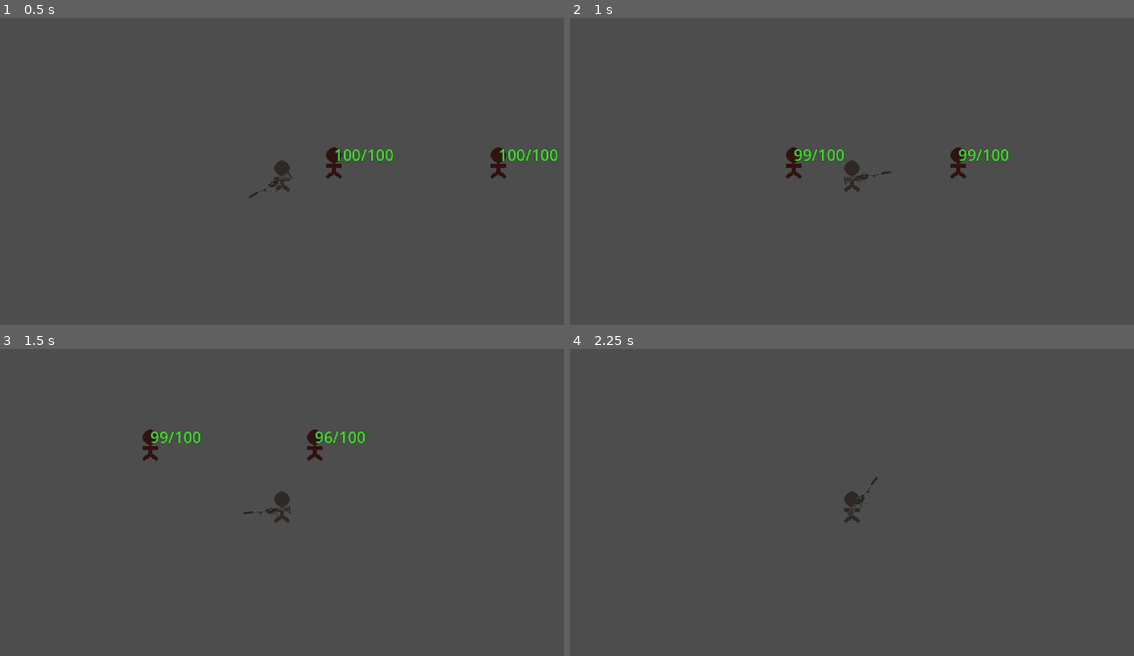
Above: before the commit, frames 1-4 (two rows, left to right).
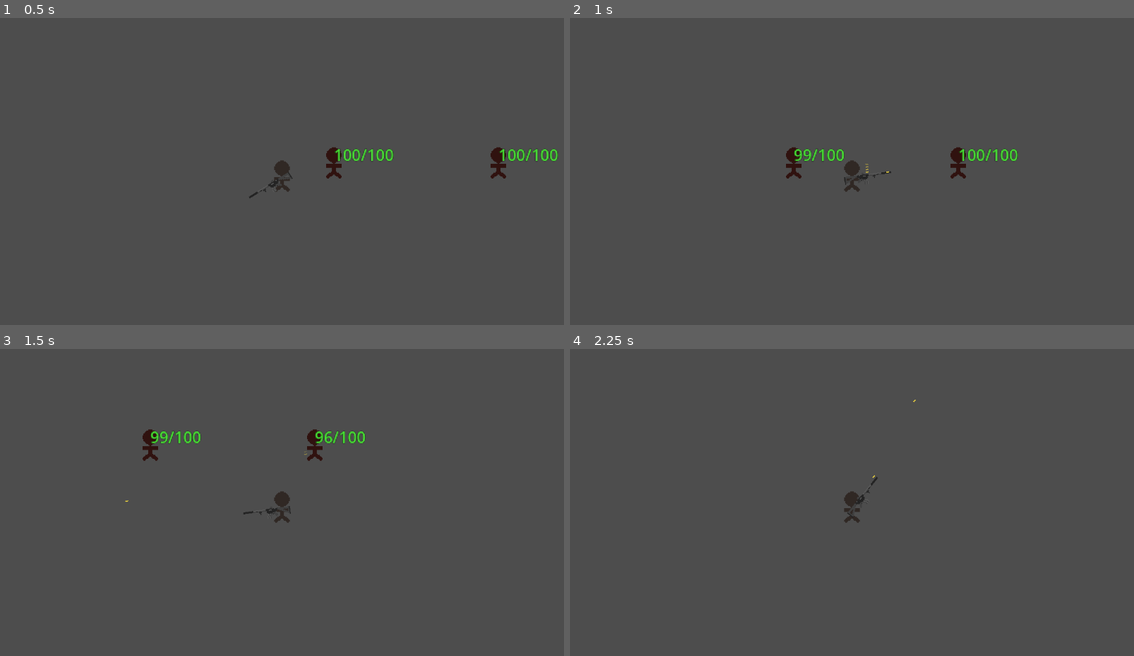
Above: after the commit, the same moments.

Repository: ExHilEr8/Personal-Game-Jam
Game: Godot game, scene res://scenes/main.tscn
The game is run twice, just before and just after one commit, with the same random seed, the same clock (stepped at 60 frames per second) and the same inputs. Sound files missing from this copy of the repository are replaced by a short silence.
Inputs (mouse positions are in pixels of both pictures, inside the frame that each line leads up to):
- Up to frame 1 (0.5 s): no input
- Up to frame 2 (1 s): tap Enter at 0.5 s; move the mouse to (976, 159) at 0.52 s; press the mouse at (976, 159) at 0.53 s; hold D (move_right) from 0.53 s (still down)
- Up to frame 3 (1.5 s): move the mouse to (169, 523) at 1.27 s; release D (move_right) at 1.28 s; release the mouse at (169, 523) at 1.28 s; hold S (move_down) from 1.28 s (still down); click (169, 523) at 1.35 s
- Up to frame 4 (2.25 s): move the mouse to (908, 438) at 2.02 s; release S (move_down) at 2.03 s; press the mouse at (908, 438) at 2.03 s; hold D (move_right) from 2.03 s (still down)

Frame 1 is identical in both runs. In frame 2, 0.2% of the frame differs, in the area x 52-80%, y 42-51%; in frame 3, less than 0.1%; in frame 4, less than 0.1%.

Commit message:
Implemented wall collision for bullets

Diff:
--- a/scenes/Projectile.gd
+++ b/scenes/Projectile.gd
@@ -5,6 +5,7 @@
 @export var ammo_per_shot: int = int(1)
 @export var is_enemy_piercing: bool = false
 @export var is_wall_piercing: bool = false
+@export var play_effect_on_wall: bool = false
 
 @export_category("Animation")
 @export var impact_animator: PackedScene
@@ -19,18 +20,30 @@
 var impact_effect: ImpactEffect = ImpactEffect.new()
 
 signal enemy_hit(position: Vector2, enemy: Node, projectile)
+signal wall_hit(position: Vector2, wall: Node, projectile)
 
 func determine_projectile_interaction(parent, body: Node, bullet_global_position: Vector2, bullet_global_rotation: float):
 	if not body.is_in_group("Player") and body.is_in_group("Enemy"):
 		on_enemy_hit(parent, body, bullet_global_position, bullet_global_rotation)
 
-# parent variable is included to allow instantiating animations and sounds under
-#	a preferred node. Gives more control over both if desired
-func on_enemy_hit(parent, enemy: Node, hit_position: Vector2, hit_rotation: float):
+	elif not body.is_in_group("Player") and body.is_in_group("Wall"):
+		on_wall_hit(parent, body, bullet_global_position, bullet_global_rotation)
+
+func on_hit_effect(parent, hit_position, hit_rotation):
 	if(impact_animator != null):
 		impact_effect.play_animation(parent, impact_animator, animation_name, hit_position, hit_rotation)
 
 	if(impact_sound != null):
 		impact_effect.play_sound(parent, impact_sound, hit_position, sound_volume, sound_attenuation)
 
+# parent variable is included to allow instantiating animations and sounds under
+#	a preferred node. Gives more control over both if desired
+func on_enemy_hit(parent, enemy: Node, hit_position: Vector2, hit_rotation: float):
+	on_hit_effect(parent, hit_position, hit_rotation)
 	enemy_hit.emit(hit_position, enemy, self)
+
+func on_wall_hit(parent, enemy: Node, hit_position: Vector2, hit_rotation: float):
+	if play_effect_on_wall == true:
+		on_hit_effect(parent, hit_position, hit_rotation)
+
+	wall_hit.emit(hit_position, enemy, self)
--- a/scenes/Weapon.gd
+++ b/scenes/Weapon.gd
@@ -212,6 +212,7 @@
 	get_tree().get_root().add_child(projectile_instance)
 
 	projectile_instance.enemy_hit.connect(_on_enemy_hit)
+	projectile_instance.wall_hit.connect(_on_wall_hit)
 
 	magazine_count -= projectile_instance.ammo_per_shot
 
@@ -222,8 +223,6 @@
 		ray.target_position = ray.target_position.rotated(projectile_rotation)
 
 	var check_next = true
-
-	# Checks multiple ray collisions when
 	while check_next == true:
 		ray.force_raycast_update()
 
@@ -280,6 +279,10 @@
 	if is_hitscan == false:
 		projectile.queue_free()
 
+func _on_wall_hit(hit_position: Vector2, enemy: Node, projectile):
+	if is_hitscan == false:
+		projectile.queue_free()
+
 func damage_enemy(enemy, damage) -> void:
 	enemy.take_damage(damage)
 
--- a/scenes/main.tscn
+++ b/scenes/main.tscn
@@ -28,7 +28,6 @@
 fire_rate = 0.05
 magazine_size = 9000
 reserve_ammo = 9000
-is_hitscan = true
 queue_firing_delay = 0.0
 physics_projectile = ExtResource("4_y0fn3")
 hitscan_projectile = ExtResource("5_tdcqm")
--- a/scenes/physics_projectiles/m4bullet.tscn
+++ b/scenes/physics_projectiles/m4bullet.tscn
@@ -16,6 +16,7 @@
 contact_monitor = true
 script = ExtResource("1_mvj12")
 projectile_speed = 1200.0
+play_effect_on_wall = true
 impact_animator = ExtResource("2_juq4l")
 impact_sound = ExtResource("3_qnwr5")
 sound_volume = -15.0
